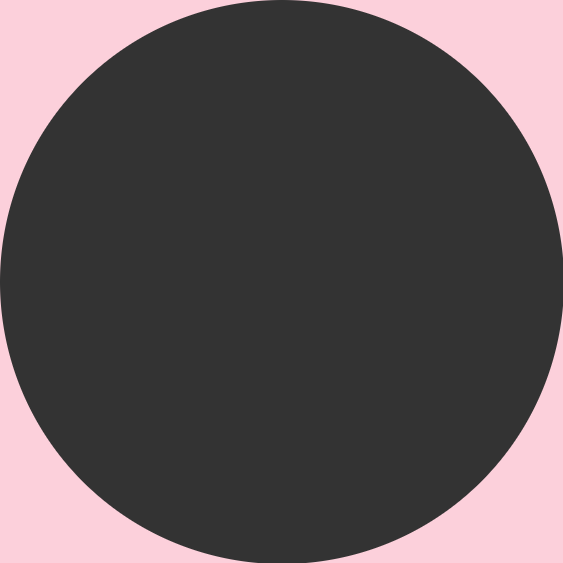
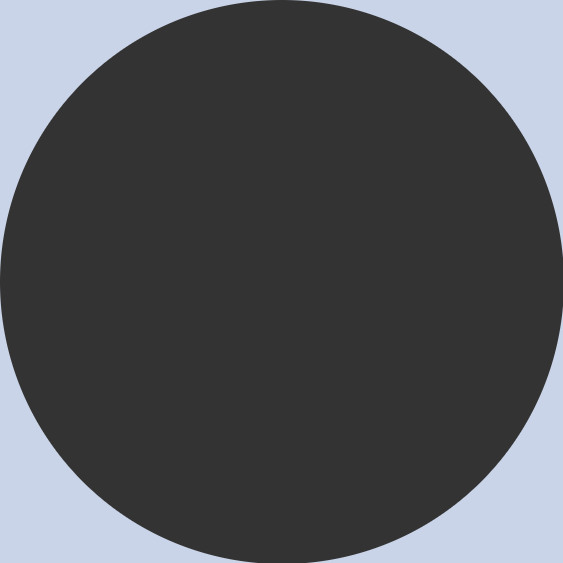
Layer changes from the first 563x563 image to the second:
painted on "Tło" over [0, 0, 563, 563]
